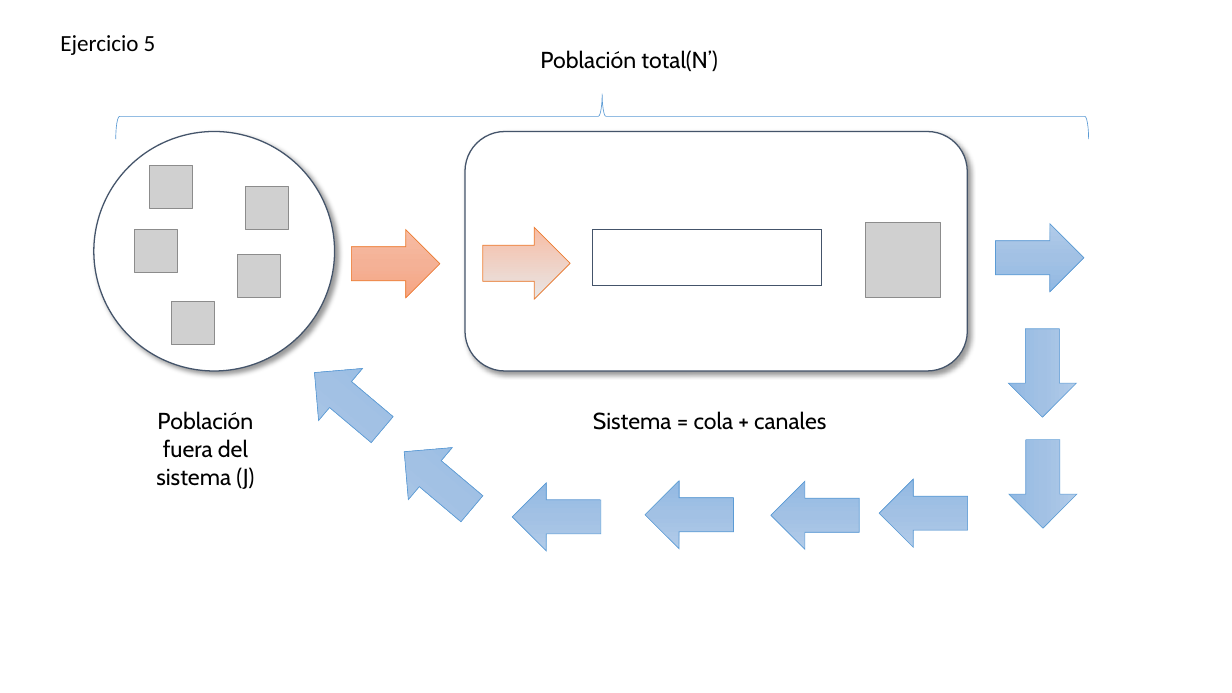
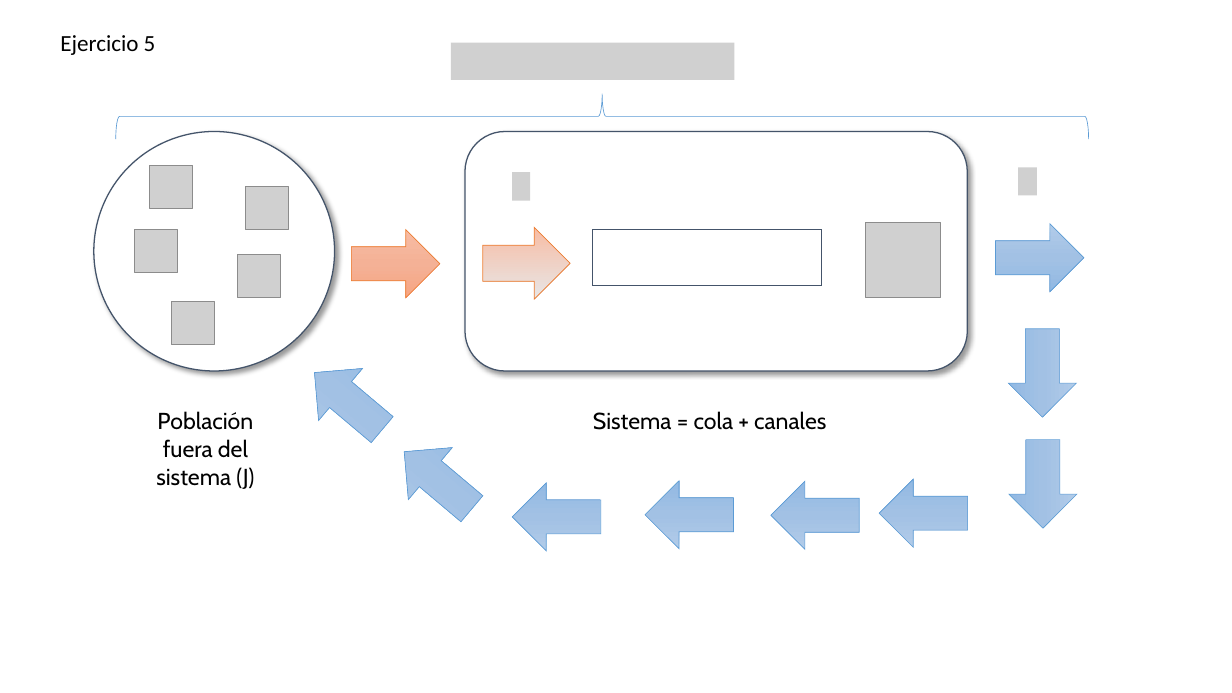
Before and after one commit to miparnisari/modelos2fiuba, a slide deck: slide 6 of tp1-colas/Imagenes.pptx. Drawn at 1232x693 pixels with LibreOffice and Linux fonts; fonts in the diff are those of the drawing; grey boxes stand for pictures; background and template pictures are left out. Boxes give left, top, right and bottom in pixels: in the first picture for what was removed or moved away, otherwise in the second. Text is boxed around its words. In the diff, an @@ line names an element or a change of style, - is before the commit and + after.

```diff
--- a/tp1-colas/Imagenes.pptx
+++ b/tp1-colas/Imagenes.pptx
@@ picture added at box(451, 43, 735, 79) @@
@@ text removed at box(540, 50, 717, 71) @@
-Población total(N’)
@@ picture added at box(512, 172, 530, 201) @@
@@ picture added at box(1019, 167, 1037, 195) @@
```
Also in this commit, not shown: 1 slide added, 1 other file.
